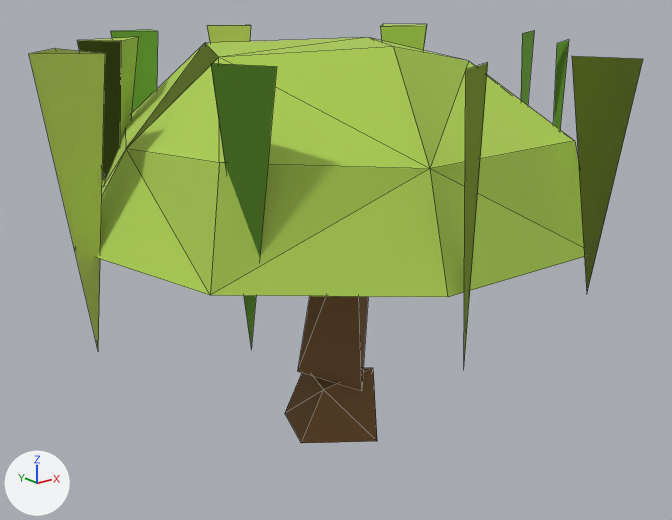
Two versions of the glTF model game/assets/models/nature/tree_willow_2_lod1.glb, one commit apart.
Rendered twice from a 50 mm camera at (-6.03, -7.53, 4.87) aimed at (-0.05, -0.06, 1.88). Lighting does not change. The marker at lower left points along +X, +Y and +Z. The older version comes first. Mesh edges are drawn as thin lines. Vertices at exactly the same position are counted once.

Names of what the first picture shows: 'tree_willow_2_lod1'.
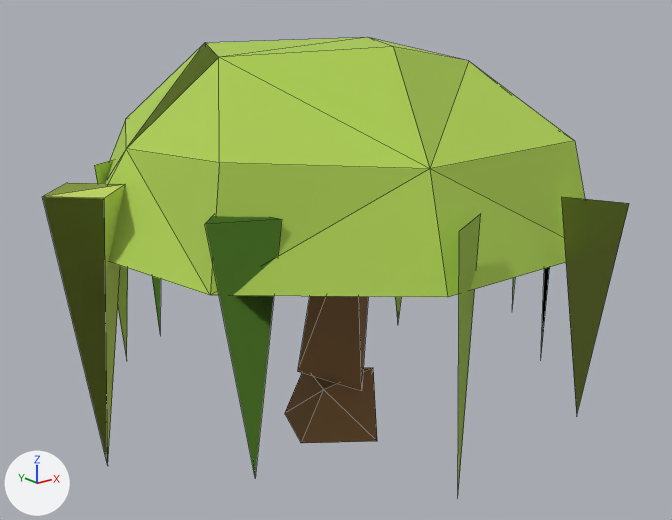
Pixel boxes [x1, y1, x2, y2] of what changed, in the pictures (672 x 520 px; the box of a moved part takes in the faces that stretch with it):
'tree_willow_2_lod1', reshaped (9% taller)
    before: [29, 24, 643, 443]
    after: [43, 37, 629, 492]
part 1 of me_tree_willow_2_lod1, moved or reshaped
    before: [554, 40, 569, 129]
    after: [94, 160, 128, 360]
part 2 of me_tree_willow_2_lod1, moved or reshaped
    before: [464, 63, 488, 359]
    after: [458, 214, 481, 492]
part 3 of me_tree_willow_2_lod1, moved or reshaped
    before: [521, 31, 534, 105]
    after: [512, 278, 515, 305]
part 4 of me_tree_willow_2_lod1, added
    after: [541, 267, 550, 351]
part 5 of me_tree_willow_2_lod1, moved or reshaped (not visible afterwards)
    before: [380, 24, 427, 50]
part 6 of me_tree_willow_2_lod1, added (green)
    after: [43, 183, 125, 465]
part 7 of me_tree_willow_2_lod1, moved or reshaped
    before: [572, 56, 643, 292]
    after: [562, 197, 629, 417]
part 8 of me_tree_willow_2_lod1, deleted (green)
    before: [29, 48, 105, 348]
part 9 of me_tree_willow_2_lod1, deleted (green)
    before: [77, 37, 139, 181]
part 10 of me_tree_willow_2_lod1, deleted (green)
    before: [110, 30, 158, 113]
part 11 of me_tree_willow_2_lod1, deleted (green)
    before: [207, 25, 251, 43]
part 12 of me_tree_willow_2_lod1, deleted (green)
    before: [211, 63, 277, 349]
part 13 of me_tree_willow_2_lod1, added (mostly hidden)
    after: [152, 276, 401, 332]
part 14 of me_tree_willow_2_lod1, added (green)
    after: [205, 215, 282, 475]

What changed in the scene script:
```text
Change me_tree_willow_2_lod1:
    used by ob_tree_willow_2_lod1; location = (0.0, 0.0, 0.0)
    verts and faces of me_tree_willow_2_lod1; kept vertices keep their numbers, new ones are numbered from 72
    remove me_tree_willow_2_lod1.from_pydata(...)  # 72 vertices, 80 faces; spans x -3.1..2.9, y -3.05..2.88, z -0.1..4.22
    add me_tree_willow_2_lod1.from_pydata(...)  # 72 vertices, 79 faces; spans x -3.1..2.9, y -3.05..3.15, z -0.1..4.22
    me_tree_willow_2_lod1 part 1: the loose piece of 3 vertices spanning x 1.48..2.0, y -1.6..-1.34, z 1.91..4.17 is moved by (-3.59, 2.89, -1.21), in mat_m_adce54 (green #adce54)
    me_tree_willow_2_lod1 part 2: the loose piece of 3 vertices spanning x -1.03..-0.51, y -2.78..-2.52, z 1.7..4.17 is moved by (0.0, 0.0, -1.21)
    me_tree_willow_2_lod1 part 3: the loose piece of 3 vertices spanning x 2.38..2.9, y -0.39..-0.13, z 1.91..4.17 is moved by (0.0, 0.0, -1.21)
    me_tree_willow_2_lod1 part 4: the loose piece of 3 vertices spanning x 1.48..2.0, y -1.6..-1.34, z 1.91..4.17 is copied, and the copy is moved by (0.0, 0.0, -1.21); it spans x 1.48..2.0, y -1.6..-1.34, z 0.7..2.96
    me_tree_willow_2_lod1 part 5: the loose piece of 5 vertices spanning x 1.66..2.44, y 0.83..1.61, z 1.44..4.19 is scaled about its middle by (1, 1, 0.947), then moved by (-1.51, 1.54, -1.14), in mat_m_c4da64 (green #c4da64)
    me_tree_willow_2_lod1 part 6: the loose piece of 5 vertices spanning x 1.66..2.44, y 0.83..1.61, z 1.44..4.19 is copied, and the copy is moved by (-4.76, -1.03, -1.21), in mat_m_c4da64 (green #c4da64); it spans x -3.1..-2.32, y -0.2..0.58, z 0.23..2.99
    me_tree_willow_2_lod1 part 7: the loose piece of 3 vertices spanning x 0.5..0.76, y -3.05..-2.54, z 2.09..4.17 is moved by (0.0, 0.0, -1.21)
    me_tree_willow_2_lod1 part 8: the loose piece of 4 vertices spanning x -3.1..-2.51, y 0.0..0.58, z 1.44..4.19 is deleted
    me_tree_willow_2_lod1 part 9: the loose piece of 4 vertices spanning x -2.05..-1.46, y 1.03..1.61, z 1.9..4.19 is deleted
    me_tree_willow_2_lod1 part 10: the loose piece of 4 vertices spanning x -1.26..-0.68, y 2.11..2.7, z 1.61..4.19 is deleted
    me_tree_willow_2_lod1 part 11: the loose piece of 4 vertices spanning x 0.15..0.8, y 2.36..2.88, z 1.58..4.19 is deleted
    me_tree_willow_2_lod1 part 12: the loose piece of 3 vertices spanning x -2.21..-1.96, y -1.73..-1.21, z 1.83..4.17 is deleted
    me_tree_willow_2_lod1 part 13
    add verts[72] = (1.66, 1.22, 2.99)
    add verts[73] = (2.05, 0.83, 2.99)
    add verts[74] = (2.05, 1.22, 0.23)
    add verts[75] = (2.24, 1.41, 2.97)
    add verts[76] = (-1.13, 2.37, 2.96)
    add verts[77] = (-0.61, 2.63, 2.96)
    add verts[78] = (-0.87, 2.5, 0.4)
    add faces += [(72, 73, 75), (72, 75, 74), (72, 74, 73), (73, 74, 75)]  # mat_m_adce54 (green #adce54)
    add faces += [(76, 78, 77)]  # mat_m_6faa35 (green #6faa35)
    me_tree_willow_2_lod1 part 14
    add verts[79] = (-2.08, -1.08, 2.99)
    add verts[80] = (-1.89, -1.67, 2.97)  # pixel (281, 219)
    add verts[81] = (-2.08, -1.47, 0.62)
    add verts[82] = (-2.48, -1.47, 2.99)  # pixel (204, 224)
    add faces += [(79, 80, 81), (79, 82, 80), (80, 82, 81), (79, 81, 82)]  # mat_m_6faa35 (green #6faa35)
```
